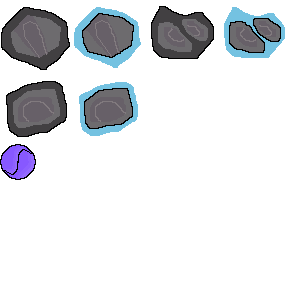
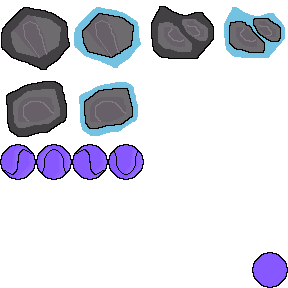
Comparing the layer stacks of the two 288x288 images. Changes:
added layer "Template" above "44" over [252, 252, 288, 288]
added layer "44" above "40" over [108, 144, 144, 180]
added layer "40" above "36" over [72, 144, 108, 180]
added layer "36" above "32" over [36, 144, 72, 180]
painted on "32" over [18, 152, 33, 177]
